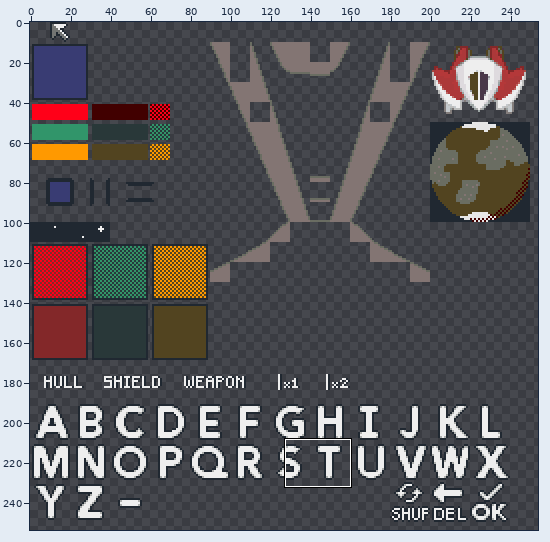
Sprite sheet: cartridge/resources/1_10x10.png. The picture above shows the old version from afar; the outline marks the close-up.
Close-up. Before the commit:
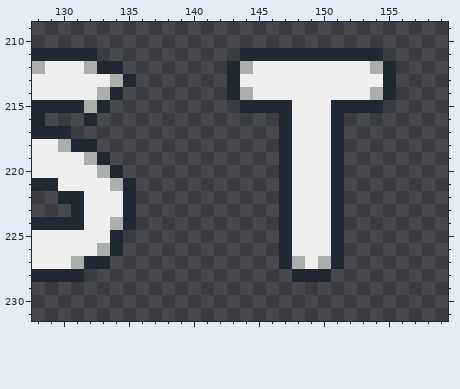
The file is 256x256 pixels. Shown: x 128..159, y 209..231. The wide view leaves out empty margins. The commit also changed other parts of the picture, which this record leaves out.
After:
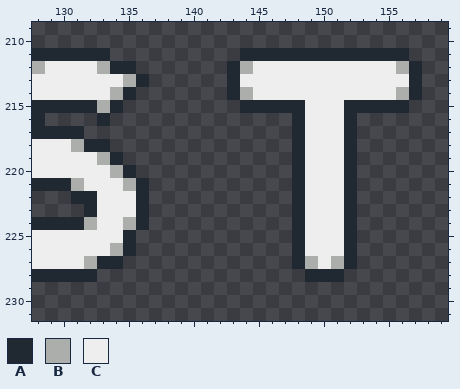
Palette (. is transparent): A #202831  B #acaeac  C #eeeeee
From old to new:
y 211: x 133 . -> A; x 155..156 .. -> AA
y 212: x 132..133 BA -> CB; x 135 . -> A; x 154..157 BA.. -> CCBA
y 213: x 134..136 BA. -> CBA; x 155..157 A.. -> CCA
y 214: x 133..135 BA. -> CBA; x 154..157 BA.. -> CCBA
y 215: x 132..134 BA. -> ABA; x 148 C -> A; x 151 A -> C; x 155..156 .. -> AA
y 216: x 132..133 A. -> .A; x 147..148 AC -> .A; x 151..152 A. -> CA
y 217: x 131 . -> A; x 147..148 AC -> .A; x 151..152 A. -> CA
y 218: x 130..131 BA -> CB; x 133 . -> A; x 147..148 AC -> .A; x 151..152 A. -> CA
y 219: x 132..134 BA. -> CBA; x 147..148 AC -> .A; x 151..152 A. -> CA
y 220: x 133..135 BA. -> CBA; x 147..148 AC -> .A; x 151..152 A. -> CA
y 221: x 130..131 CC -> AB; x 134..136 BA. -> CBA; x 147..148 AC -> .A; x 151..152 A. -> CA
y 222: x 130 A -> .; x 132 C -> A; x 135..136 A. -> CA; x 147..148 AC -> .A; x 151..152 A. -> CA
y 223: x 131..132 AC -> .A; x 135..136 A. -> CA; x 147..148 AC -> .A; x 151..152 A. -> CA
y 224: x 132 C -> B; x 134..136 BA. -> CBA; x 147..148 AC -> .A; x 151..152 A. -> CA
y 225: x 134..135 A. -> CA; x 147..148 AC -> .A; x 151..152 A. -> CA
y 226: x 133..135 BA. -> CBA; x 147..148 AC -> .A; x 151..152 A. -> CA
y 227: x 131..132 BA -> CB; x 134 . -> A; x 147..152 ABCBA. -> .ABCBA
y 228: x 132 . -> A; x 148 A -> .; x 151 . -> A
